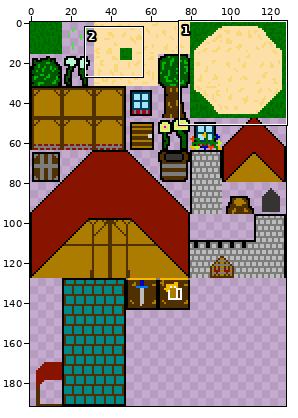
File history of a sprite sheet, Assets/Art/Spritesheets/haven_sheet.png. Above: a wide view before the commit, with the close-up outlined.
Close-up. Before the edit:
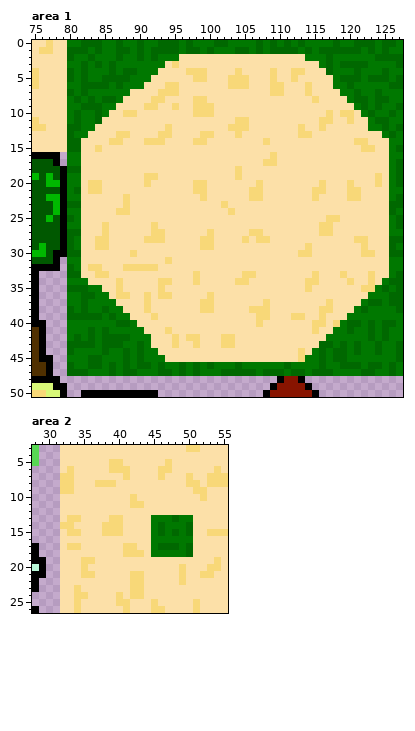
The file is 128x192 pixels. Shown: area 1: x 75..127, y 0..50; area 2: x 28..55, y 3..26. The commit also changed other parts of the picture, which this record leaves out.
After:
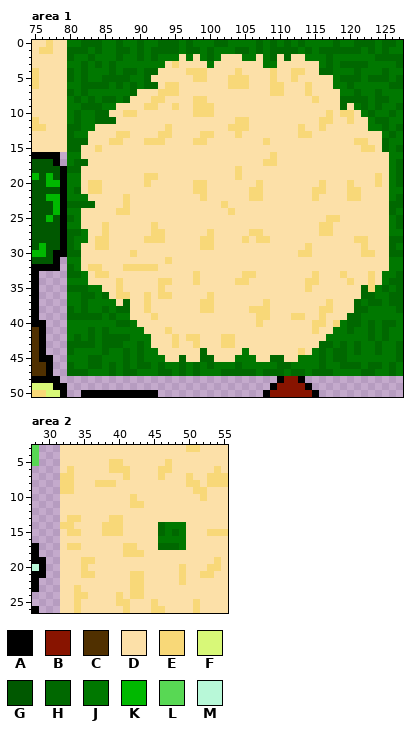
Palette (. is transparent): A #000000  B #881400  C #503000  D #fce0a8  E #f8d878  F #d8f878  G #005800  H #006800  J #007800  K #00b800  L #58d854  M #b8f8d8
Edits made:
Area 1:
Colour D becomes colour H in row 2 at x 100, 109 and 111; in row 4 at x 116; in row 6 at x 91 to 92; in row 7 at x 89; in row 8 at x 88 and 119; in row 9 at x 119.
Colour D becomes colour H in row 11 at x 85 to 86; in row 14 at x 82 and 125; in row 15 at x 125; in row 17 at x 82; in row 23 at x 82 to 83; in row 36 at x 122.
Colour D becomes colour H in row 37 at x 88 and 121; in row 38 at x 88; in row 44 at x 99; in row 45 at x 96, 99 to 100 and 109 to 110.
Colour E becomes colour H in row 35 at x 122.
Colour J becomes colour H in row 4 at x 91 to 92; in row 5 at x 91; in row 6 at x 89; in row 8 at x 120; in row 10 at x 85; in row 17 at x 81.
Colour J becomes colour H in row 36 at x 85 and 123; in row 38 at x 87 and 121; in row 39 at x 120 to 121; in row 46 at x 110.
Colour D becomes colour J in row 2 at x 97, 99, 101, 105 to 106 and 108; in row 3 at x 100 and 108 to 109; in row 22 at x 82; in rows 27 to 28 at x 82; in row 33 at x 82 and 125; in row 44 at x 105.
Colour D becomes colour J in row 45 at x 104 to 106.
Colour E becomes colour J in row 45 at x 113.
Area 2:
Colour H becomes colour D in row 13 at x 48; in rows 14 to 15 at x 50; in rows 17 to 18 at x 50.
Colour J becomes colour D in row 13 at x 45 to 47 and 49 to 50; in rows 14 to 15 at x 45; in row 16 at x 45 and 50; in row 17 at x 45; in row 18 at x 45 to 49.
